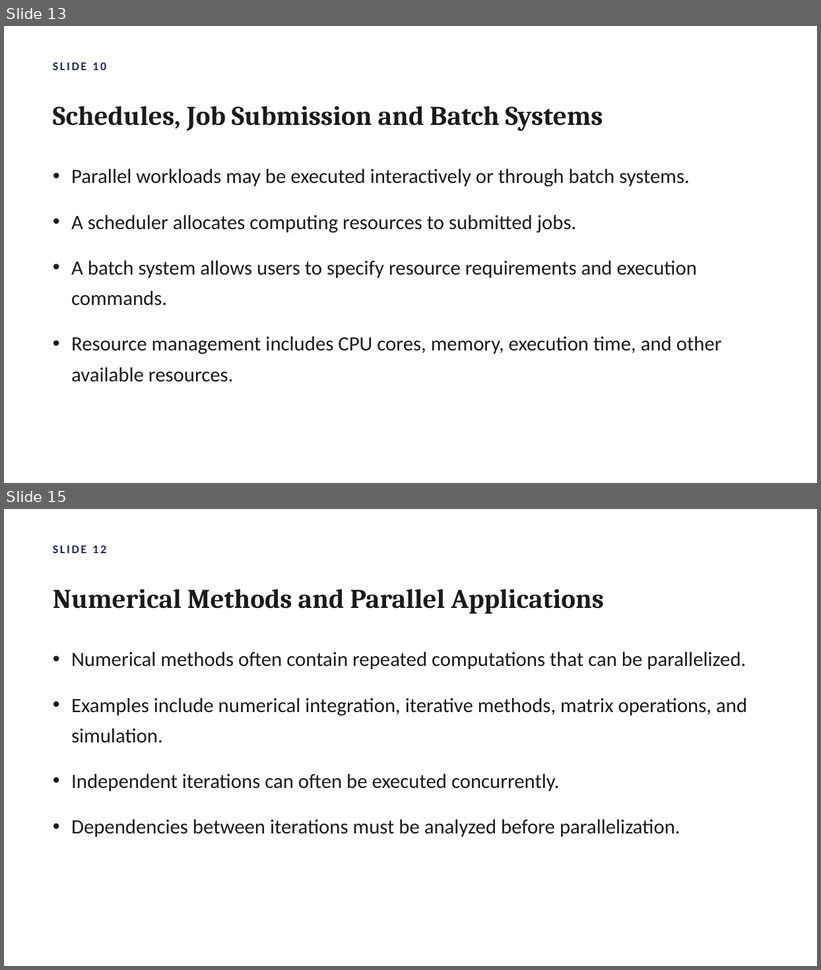
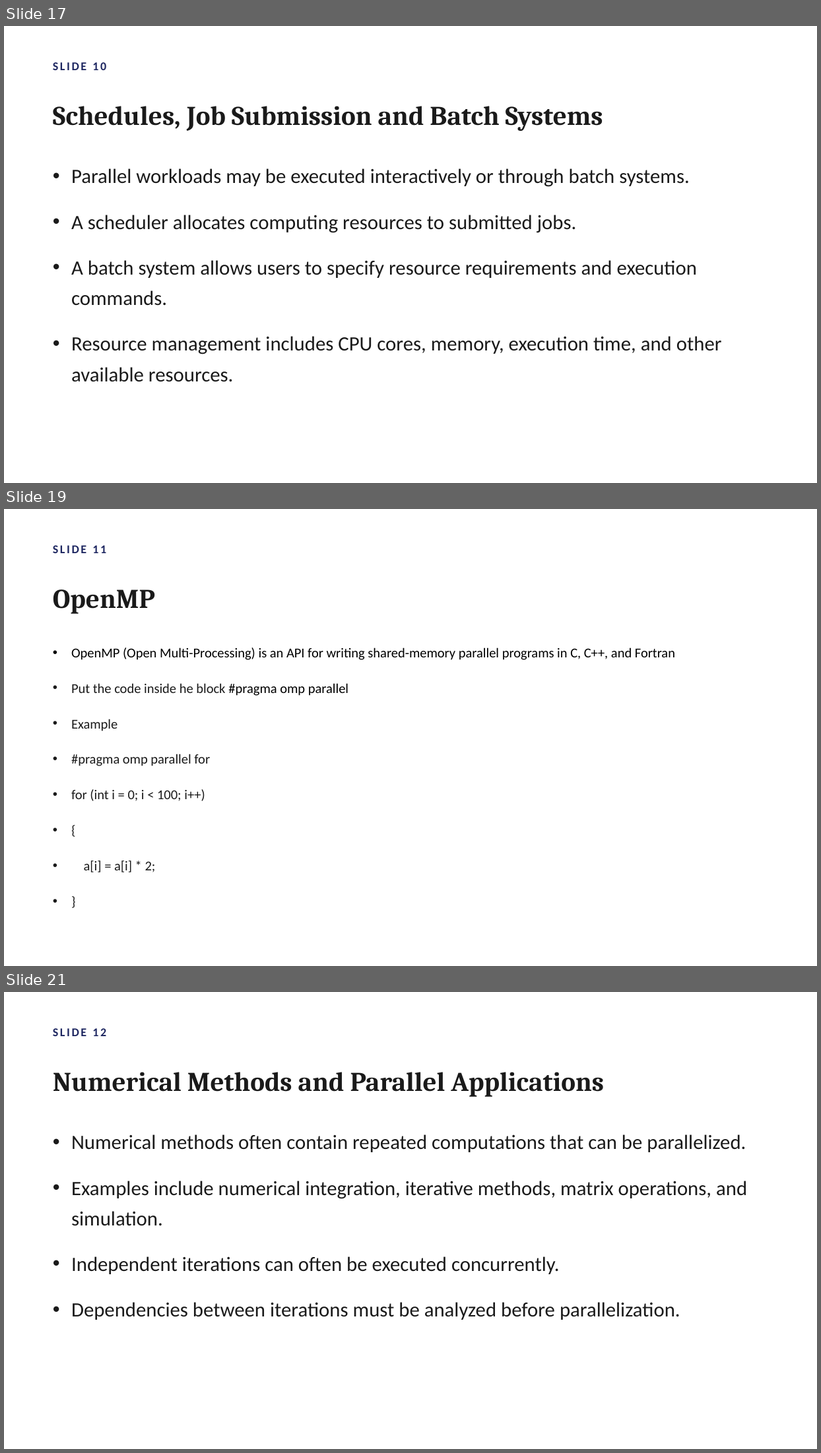
Before and after one commit to atulkahatecdac/parallel-cpp, a slide deck: Parallel_Programming_Cpp.pptx. Shown one above the other, each under a label of ours: slides 13 and 15 before the commit, slides 17, 19 and 21 after it; the slides between them are not shown. The pictures are 821x970 and 821x1453 pixels, drawn with LibreOffice and Linux fonts; fonts in the diff are those of the drawing. Boxes give left, top, right and bottom in pixels: in the first picture for what was removed or moved away, otherwise in the second. Text is boxed around its words. In the diff, an @@ line names an element or a change of style, - is before the commit and + after.

```diff
--- a/Parallel_Programming_Cpp.pptx
+++ b/Parallel_Programming_Cpp.pptx
@@ slide 19 added at (4, 509, 817, 966), background #FFFFFF @@
@@ text added at (53, 545, 106, 553), 14 pt, text #1E2761, bold @@
+SLIDE 11
@@ text added at (53, 590, 155, 614), 32 pt, text #1A1A1A, bold @@
+OpenMP
@@ text added at (71, 648, 675, 873), 16 pt, text #000000 @@
+• OpenMP (Open Multi-Processing) is an API for writing shared-memory parallel programs in C, C++, and Fortran
+• Put the code inside he block #pragma omp parallel
+• Example
+• #pragma omp parallel for
+• for (int i = 0; i < 100; i++)
+• {
+• a[i] = a[i] * 2;
+• }
@@ what was slide 13 is now slide 17 @@
@@ what was slide 15 is now slide 21 @@
```
Also in this commit, not shown: 11 slides changed, 7 other slides added.
